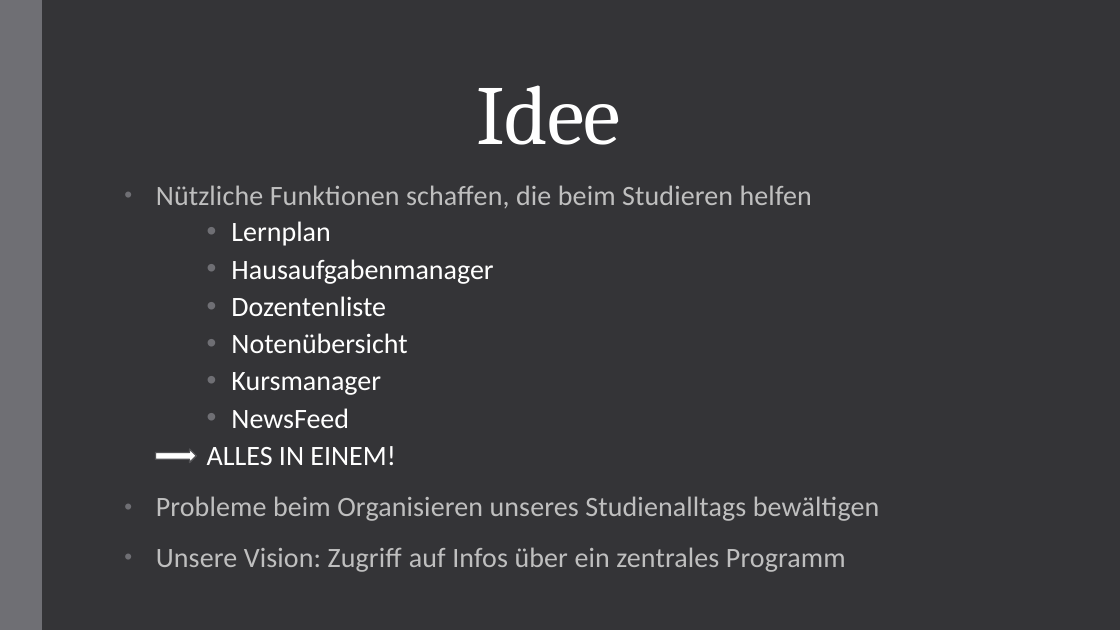
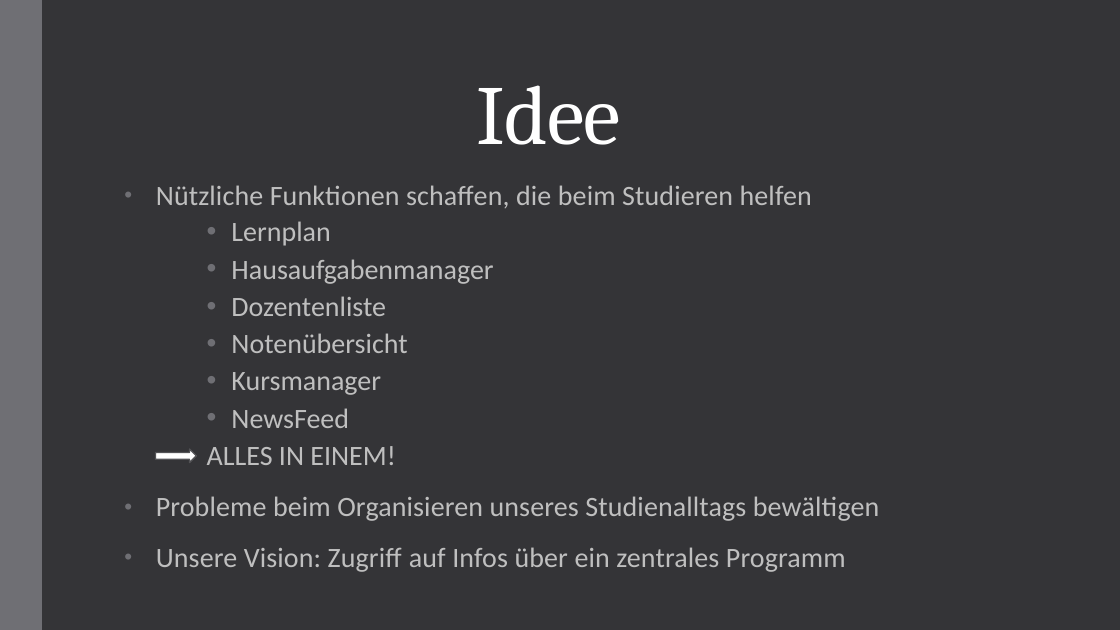
Before and after one commit to DerFish/ProjectSimpleStudies, a slide deck: slide 3 of SimpleStudies/Project SimpleStudies.pptx. Drawn at 1120x630 pixels with LibreOffice and Linux fonts; fonts in the diff are those of the drawing. Boxes give left, top, right and bottom in pixels: in the first picture for what was removed or moved away, otherwise in the second. Text is boxed around its words. In the diff, an @@ line names an element or a change of style, - is before the commit and + after.

```diff
--- a/SimpleStudies/Project SimpleStudies.pptx
+++ b/SimpleStudies/Project SimpleStudies.pptx
@@ subtitle at (x1=207, y1=221, x2=493, y2=465): text colour #FFFFFF to #BFBFBF in "Lernplan", "Hausaufgabenmanager", "Dozentenliste", "Notenübersicht" and 3 more places @@
```
Also in this commit, not shown: 4 other slides changed, 10 slides added, 15 slides removed.
